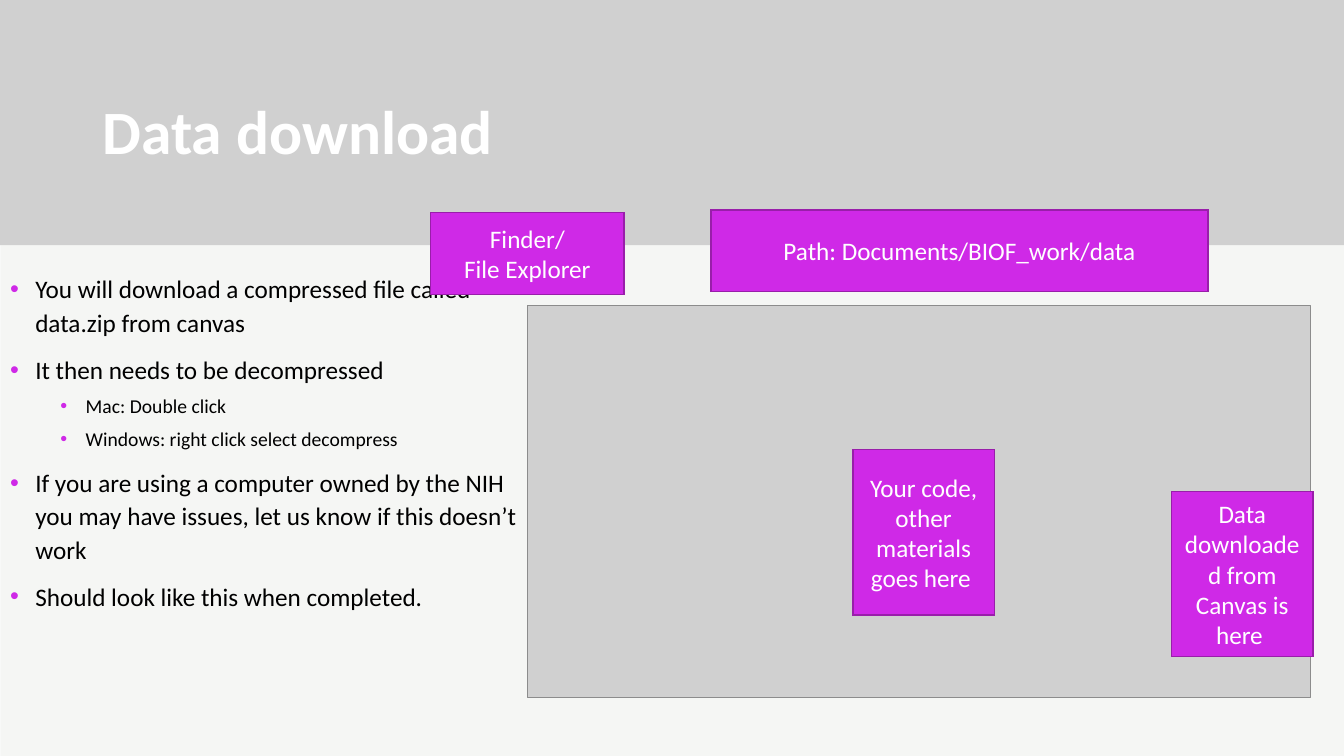
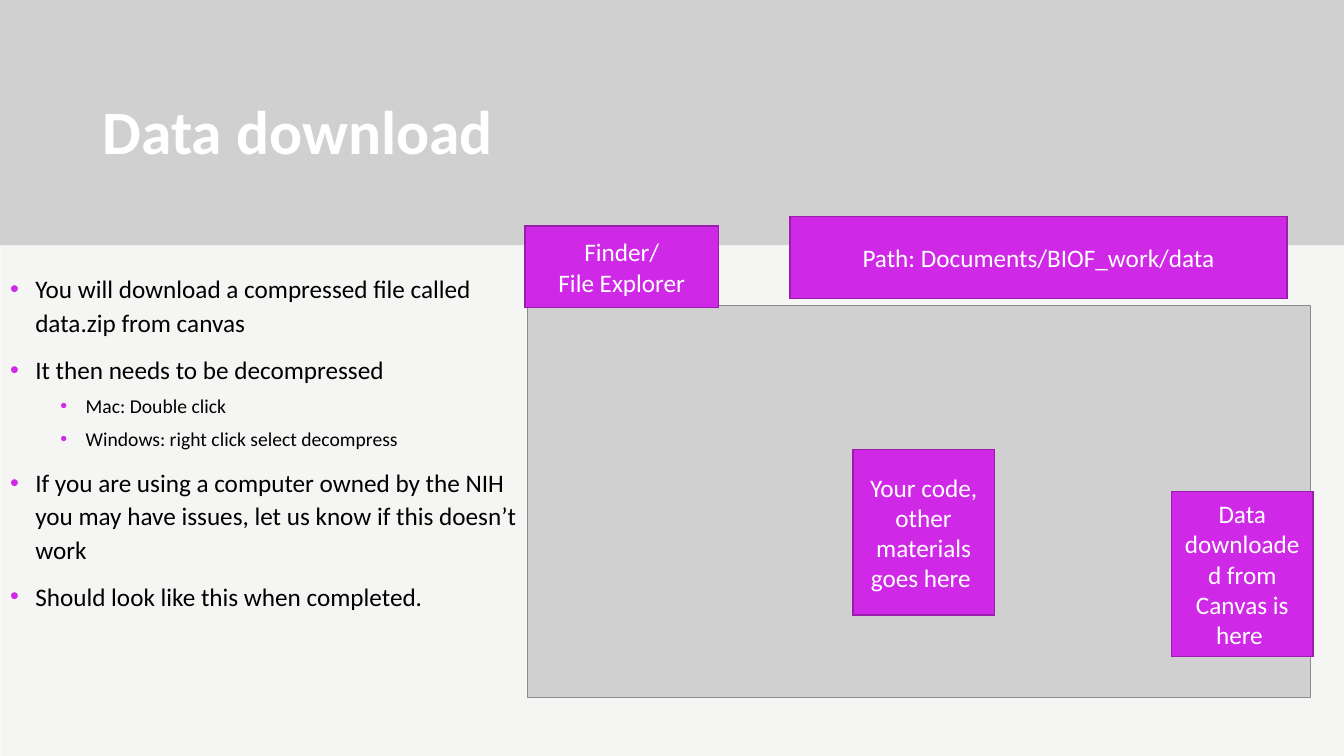
Before and after one commit to ggerlach1/BIOF085, a slide deck: slide 9 of workshop_documents/day0_slides.pptx. Drawn at 1344x756 pixels with LibreOffice and Linux fonts; fonts in the diff are those of the drawing; grey boxes stand for pictures; background and template pictures are left out. Boxes give left, top, right and bottom in pixels: in the first picture for what was removed or moved away, otherwise in the second. Text is boxed around its words. In the diff, an @@ line names an element or a change of style, - is before the commit and + after.

```diff
--- a/workshop_documents/day0_slides.pptx
+++ b/workshop_documents/day0_slides.pptx
@@ rectangle "Finder/": place and size @@
-rectangle "Finder/" at (431, 213, 624, 294)
+rectangle "Finder/" at (525, 226, 719, 308)
@@ rectangle "Path: Documents/BIOF_work/data": place and size @@
-rectangle "Path: Documents/BIOF_work/data" at (711, 210, 1208, 291)
+rectangle "Path: Documents/BIOF_work/data" at (790, 217, 1288, 298)
```
Also in this commit, not shown: 3 other slides changed.
